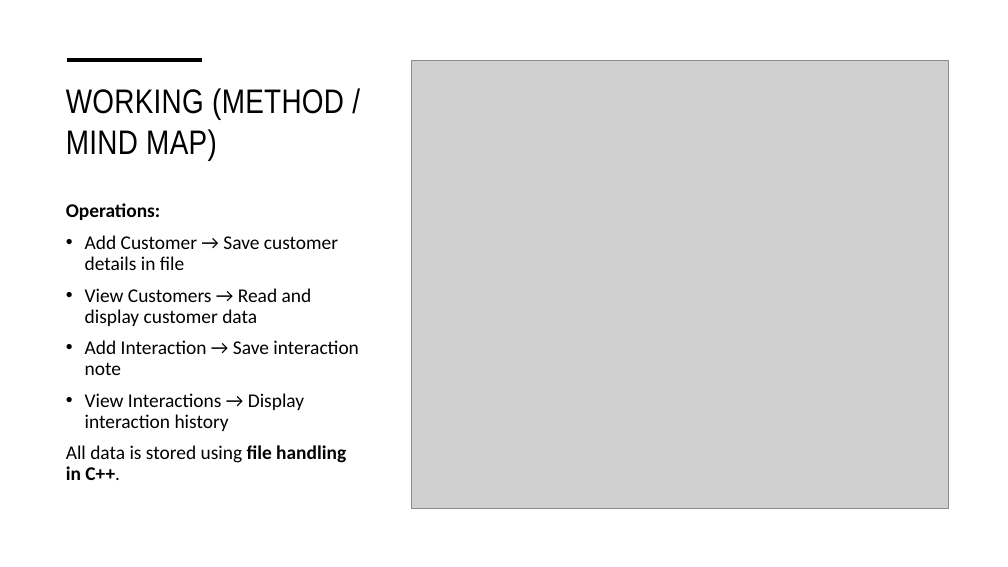
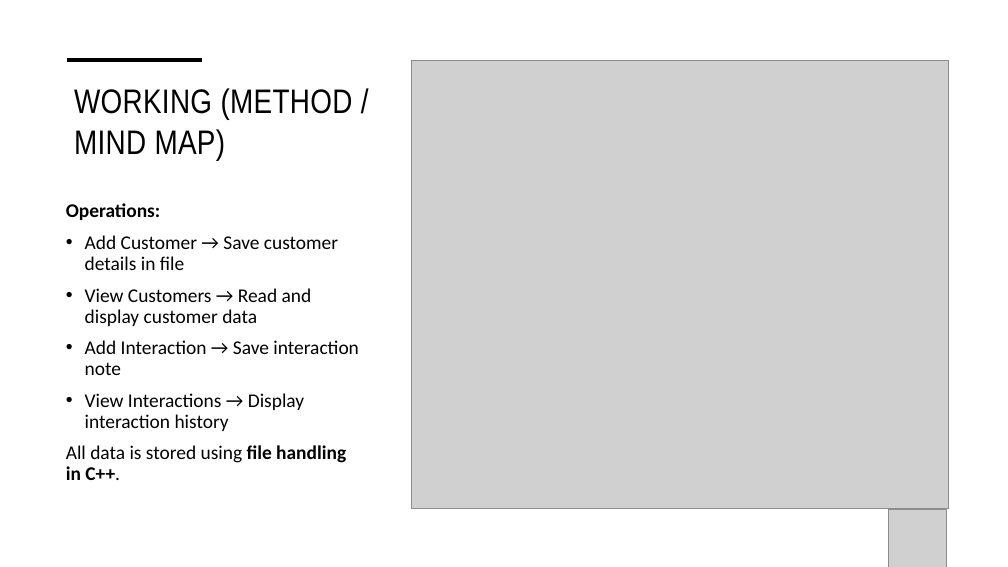
Before and after one commit to krishshinde2128-glitch/C--, a slide deck: slide 5 of CRM System/documents/(CRM) System.pptx. Drawn at 1008x567 pixels with LibreOffice and Linux fonts; fonts in the diff are those of the drawing; grey boxes stand for pictures. Boxes give left, top, right and bottom in pixels: in the first picture for what was removed or moved away, otherwise in the second. Text is boxed around its words. In the diff, an @@ line names an element or a change of style, - is before the commit and + after.

```diff
--- a/CRM System/documents/(CRM) System.pptx
+++ b/CRM System/documents/(CRM) System.pptx
@@ title "WORKING (METHOD / MIND MAP)": place and size @@
-title "WORKING (METHOD / MIND MAP)" at [66,88,344,160]
+title "WORKING (METHOD / MIND MAP)" at [74,88,353,160]
@@ picture added at [889,510,947,567] @@
```
Also in this commit, not shown: 5 other slides changed, 1 slide added, 6 other files.
